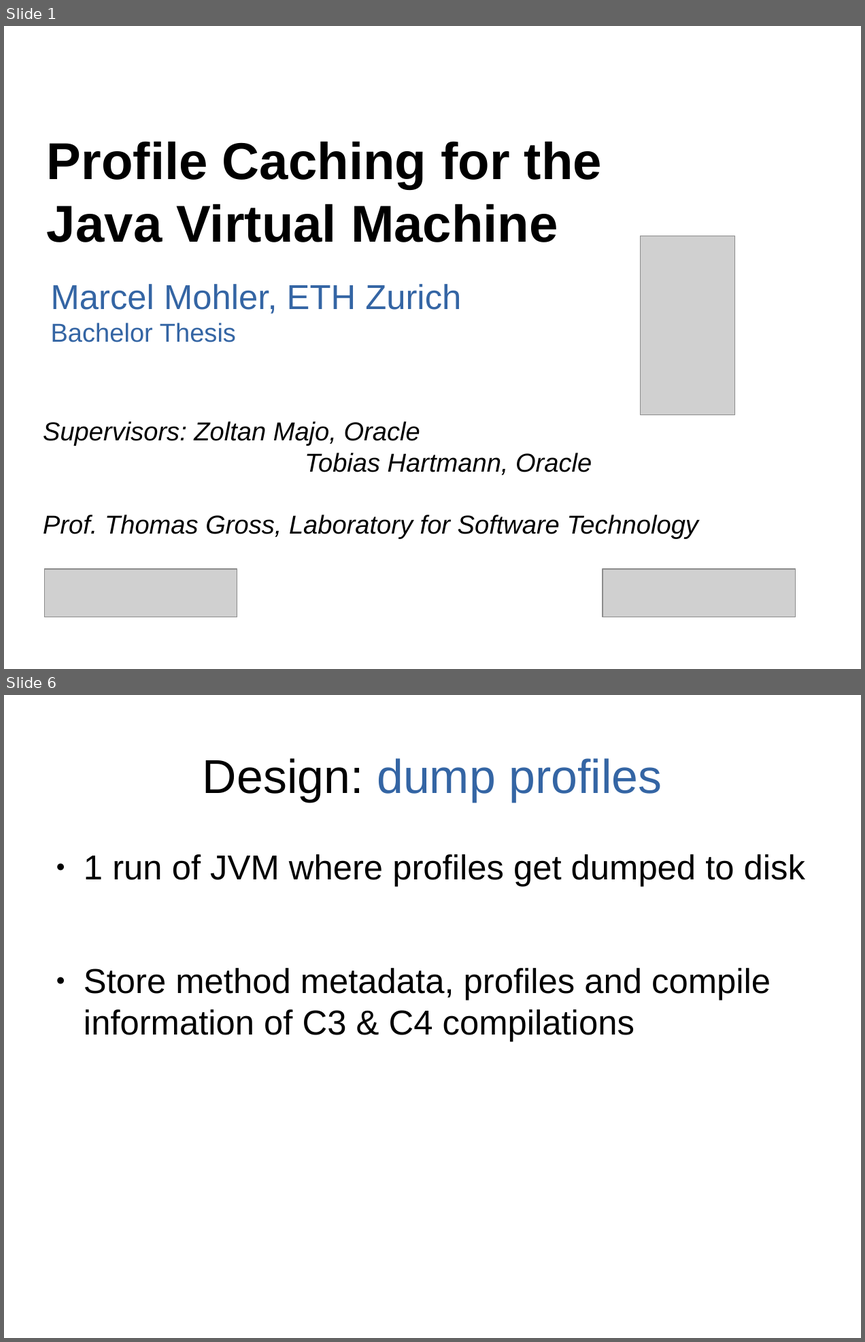
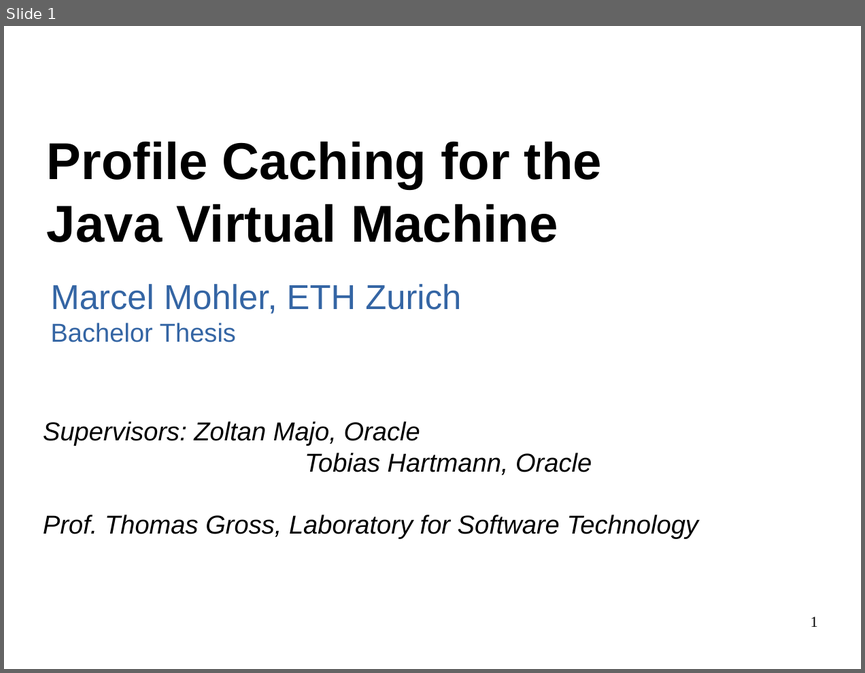
Before and after one commit to mohlerm/hotspot, a slide deck: presentation/profile_caching_mohlerm_presentation.odp. Shown one above the other, each under a label of ours: slides 1 and 6 before the commit, slide 1 after it; the slides between them are not shown. The pictures are 865x1342 and 865x673 pixels, drawn with LibreOffice and Linux fonts; fonts in the diff are those of the drawing; grey boxes stand for pictures. Boxes give left, top, right and bottom in pixels: in the first picture for what was removed or moved away, otherwise in the second. Text is boxed around its words. In the diff, an @@ line names an element or a change of style, - is before the commit and + after.

```diff
--- a/presentation/profile_caching_mohlerm_presentation.odp
+++ b/presentation/profile_caching_mohlerm_presentation.odp
@@ slide 6 removed at [4, 695, 861, 1338], background #FFFFFF @@
@@ title removed at [203, 758, 662, 802] @@
-Design: dump profiles
@@ text removed at [84, 854, 805, 1042] @@
-● 1 run of JVM where profiles get dumped to disk
-● Store method metadata, profiles and compile information of C3 & C4 compilations
@@ slide 1 changed as well @@
@@ picture removed at [640, 236, 735, 415] @@
@@ picture removed at [44, 569, 237, 617] @@
@@ picture removed at [602, 569, 796, 617] @@
@@ page number added at [810, 616, 818, 626], 14 pt, text #000000 @@
+1
```
Also in this commit, not shown: 9 other slides changed, 12 slides added, 6 other slides removed, 37 other files.
